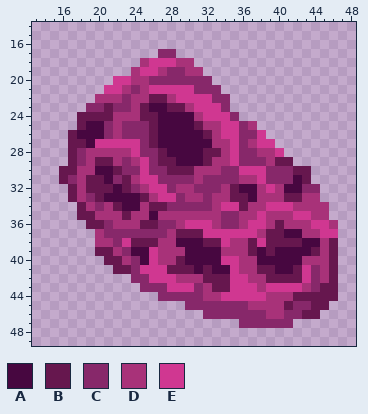
Two versions of one pixel-art sprite, asteroids/asteroide1.png. The picture above was drawn from the file before the commit.
The file is 64x64 pixels. Shown: x 13..48, y 14..49.
Palette (. is transparent): A #470740  B #66174e  C #87286a  D #a83279  E #d03791
Pixels before, first column x 16:
17 ...........CC..................
18 .........DEEEDD................
19 ........DEEDCCDD...............
20 ......EEDDCCCCCCC..............
21 .....EEDCDEEEEECCC.............
22 ....DDDCDDBBDEEEECC............
23 ...CCBCCDBAABBDEEEC............
24 ..BBBBDDDBBAAAADEEEC...........
25 ..BAACDCCCBAAAABDDEECD.........
26 .BAAACDCCCBAAAAABDEECCE........
27 .BBAEEEEECBAAAAAADDECDEE.......
28 .BCDDDDDECCBAAAABBDECCDDE......
29 .BCDBBDCDECBBAAABDDECCCDBB.....
30 BBDDAABCCECCBBBDDDCCEEECCCBB...
31 BCDBBACBDEECCCCDCCCCDDECCCAB...
32 .BDBBBABCDEECDDCCCDBAADEDAACC..
33 .BDCBAAAABDEECDDCDDBBADDDBBDD..
34 ..BDCDBAADBBCCCCCDEEBDDEEEDDDD.
35 ..BBDDDBDDADDDDDDDCCDDEDDDEEDD.
36 ...BBCDDDBBCCDEEEDCCDEEDBDDDEED
37 ....DCCCCCCCDBBBEEEEEEDBBAADDEE
38 ....DDCEBBBDDAAABBEDDBEBBBBAADB
39 ....BBDCAAEDDDAAAADDDBABAAAABDB
40 .....BBDCAEDDBAAAAEEDDAAAAADDDB
41 ......BBCEEEBBBABAAEDDBBAABECDB
42 ........CCEEEDDDBBBEEDDBBBBECDB
43 .........CCCEEECDBBEEEDEEEEDCBB
44 ...........CCCCCDDEEEEEDDDBBBBB
45 ..............CCCCCCCDDDDBCCBB.
46 ................CCCCCCCDDCCBB..
47 ....................CCCCCC.....
Now the later version:
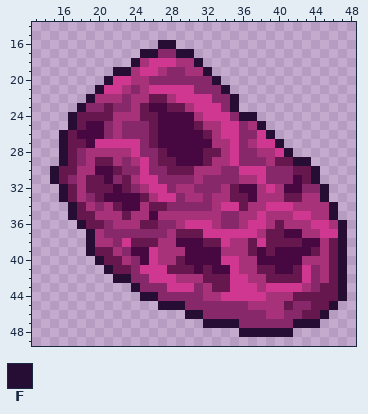
Colours new in this view: F #260d34
Edits made:
Changed rows in their new state; - is an unchanged pixel.
first column x 15:
16 ------------FF-------------------
17 ----------FF--FF-----------------
18 ---------F------F----------------
19 -------FF--------F---------------
20 ------F-----------F--------------
21 -----F-------------F-------------
22 ----F---------------F------------
23 ---F----------------F------------
24 --F------------------FF----------
25 --F--------------------F---------
26 -F----------------------F--------
27 -F-----------------------F-------
28 -F------------------------F------
29 -F-------------------------FF----
30 F----------------------------F---
31 F----------------------------F---
32 -F----------------------------F--
33 -F----------------------------F--
34 --F----------------------------F-
35 --F----------------------------F-
36 ---F----------------------------F
37 ----F---------------------------F
38 ----F---------------------------F
39 ----F---------------------------F
40 -----F--------------------------F
41 ------F-------------------------F
42 -------FF-----------------------F
43 ---------F----------------------F
44 ----------FF--------------------F
45 ------------FFF----------------F-
46 ---------------FF-------------F--
47 -----------------FFFF------FFF---
48 ---------------------FFFFFF------
